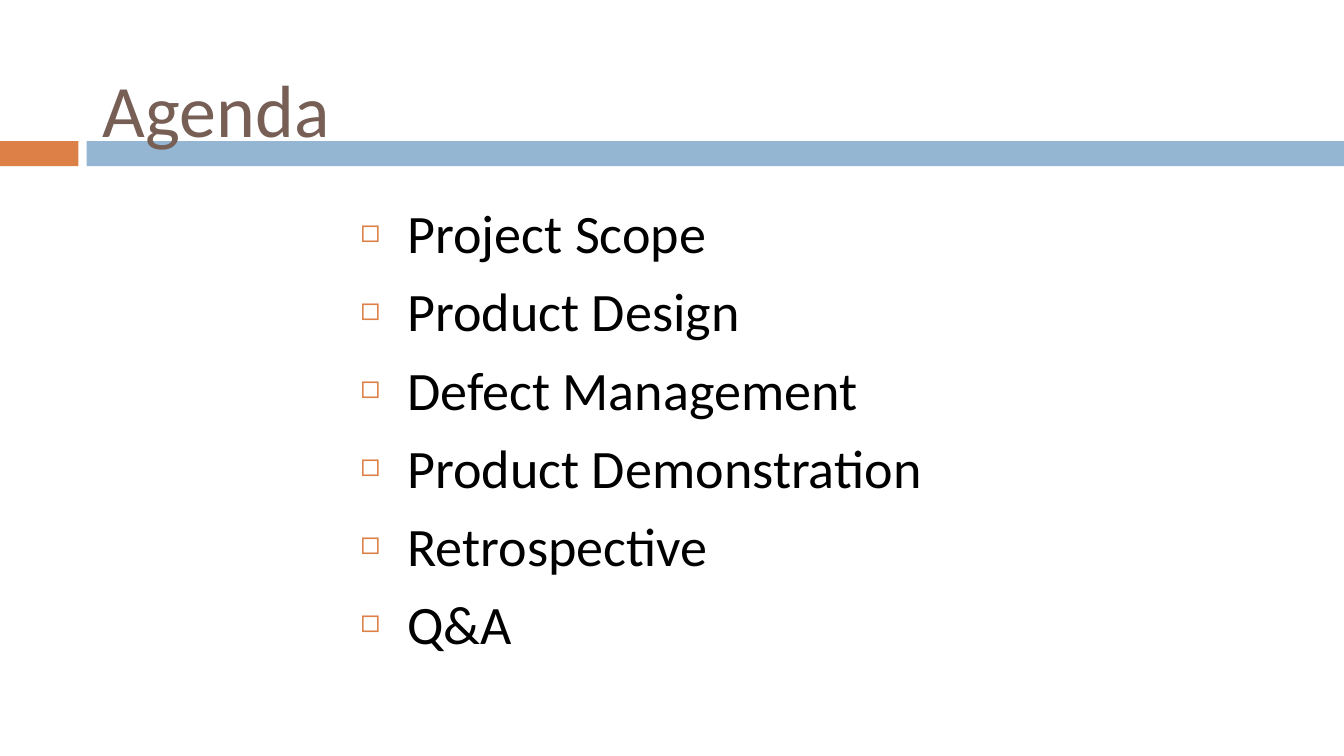
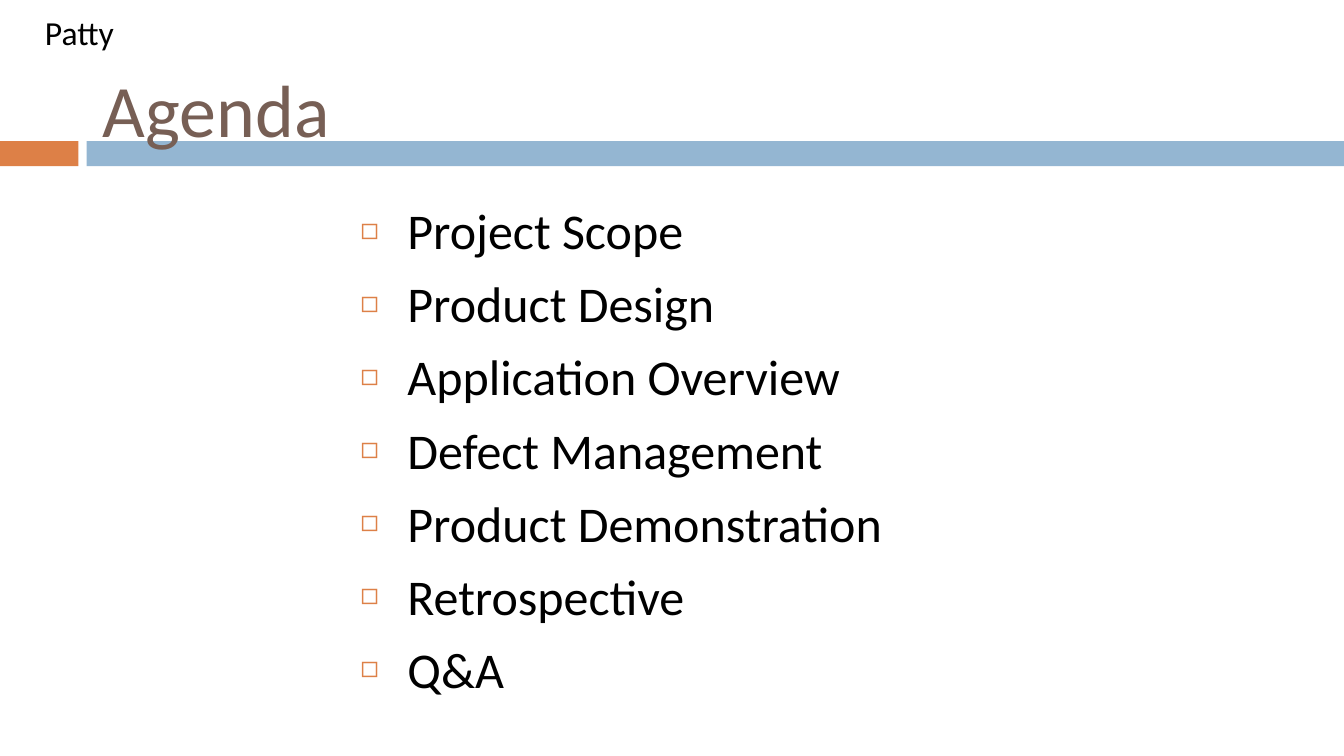
Before and after one commit to gvaccaro21/CS633---Term-Project, a slide deck: slide 2 of Final Presenation/CS_633_Zac3_term_project_report_FINAL_draft.pptx (slide 9 before the commit). Drawn at 1344x756 pixels with LibreOffice and Linux fonts; fonts in the diff are those of the drawing; background and template pictures are left out. Boxes give left, top, right and bottom in pixels: in the first picture for what was removed or moved away, otherwise in the second. Text is boxed around its words. In the diff, an @@ line names an element or a change of style, - is before the commit and + after.

Commit message:
Patty's changes integrated
RASCI, estimation accuracy, test cases, lessons learned

```diff
--- a/Final Presenation/CS_633_Zac3_term_project_report_FINAL_draft.pptx
+++ b/Final Presenation/CS_633_Zac3_term_project_report_FINAL_draft.pptx
@@ text added at [45, 23, 114, 51], 18 pt, text #000000 @@
+Patty
@@ text at [407, 214, 882, 695]: size 29 to 26.8 pt in "Project Scope", "Product Design", "Defect Management", "Product Demonstration" and 2 more places @@
@@ text at [407, 360, 840, 403]: paragraph added @@
+◻ Application Overview
```
Also in this commit, not shown: 32 other slides changed, 6 slides added, 3 slides removed.
